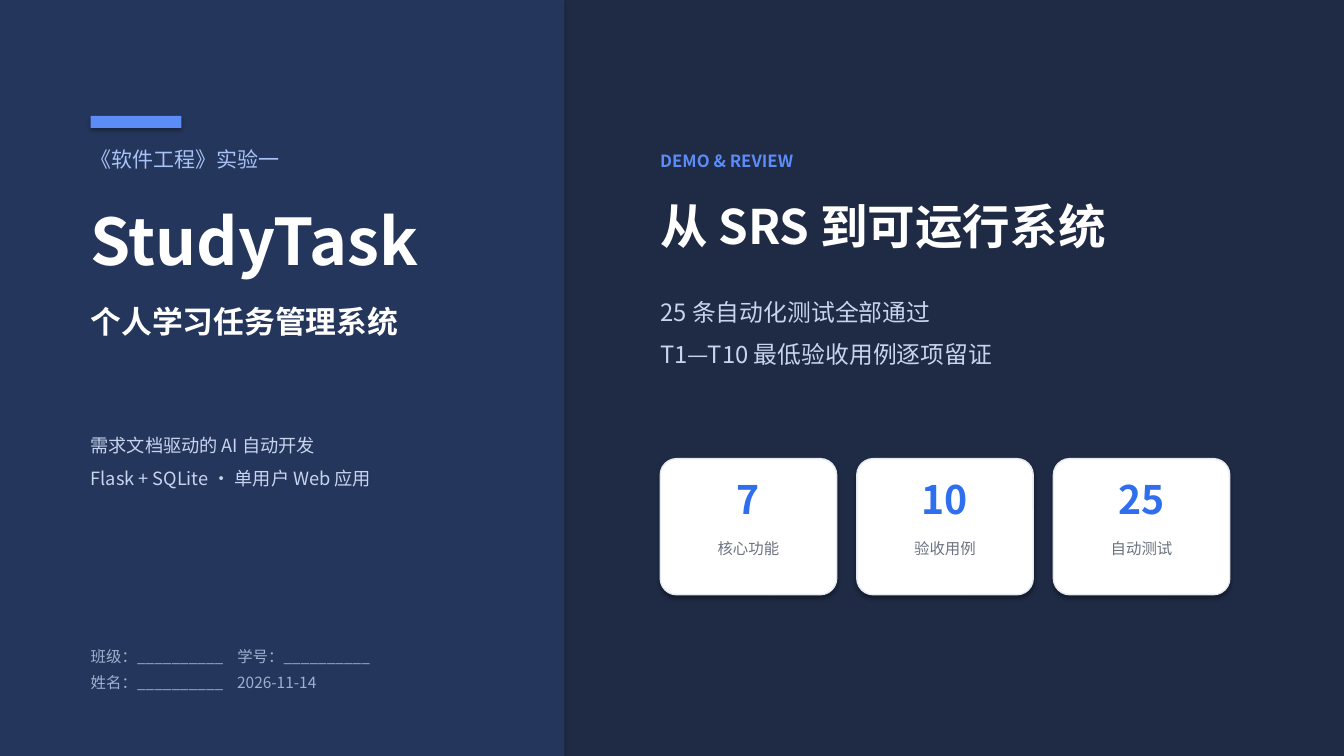
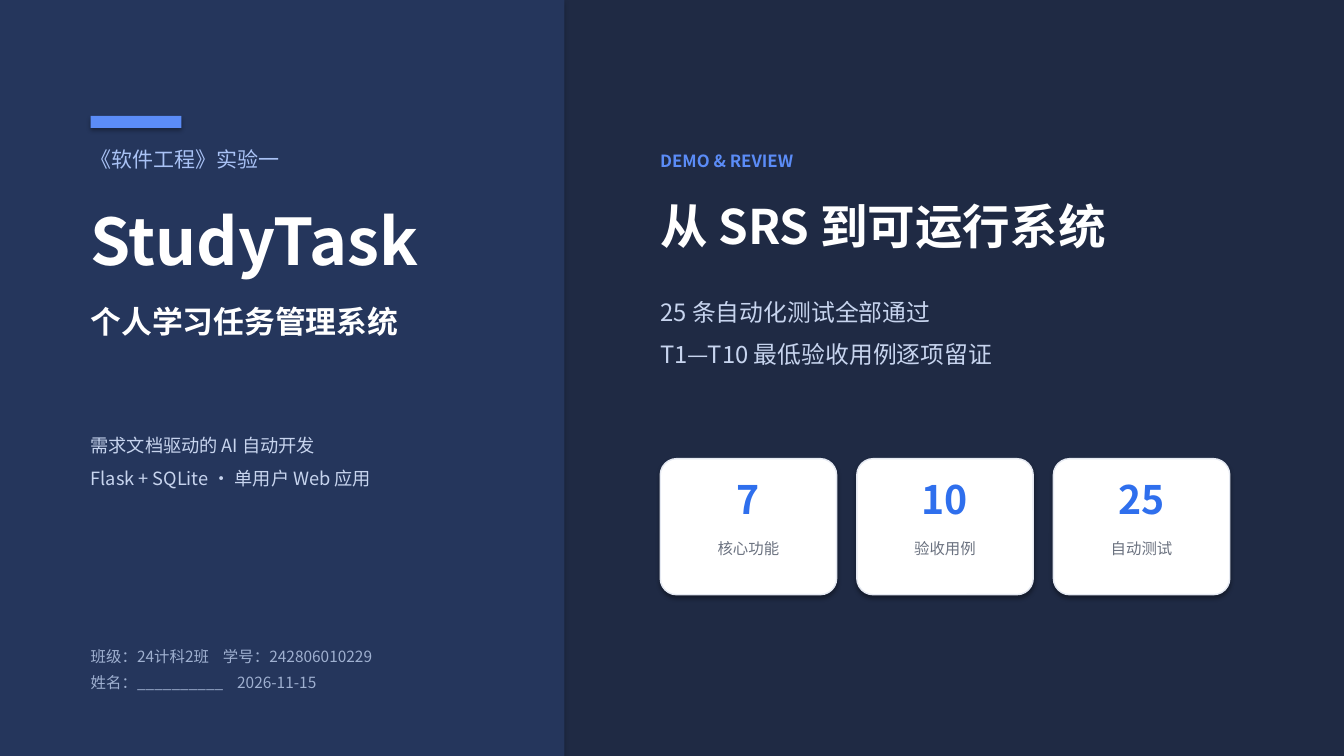
Before and after one commit to yq-wcq/24-2-_242806010229_StudyTask, a slide deck: slide 1 of docs/实验一演示.pptx. Drawn at 1344x756 pixels with LibreOffice and Linux fonts; fonts in the diff are those of the drawing. Boxes give left, top, right and bottom in pixels: in the first picture for what was removed or moved away, otherwise in the second. Text is boxed around its words. In the diff, an @@ line names an element or a change of style, - is before the commit and + after.

```diff
--- a/docs/实验一演示.pptx
+++ b/docs/实验一演示.pptx
@@ text at bbox=[91, 649, 372, 690]: text changed @@
-班级：__________ 学号：__________
-姓名：__________ 2026-11-14
+班级：24计科2班 学号：242806010229
+姓名：__________ 2026-11-15
```
Also in this commit, not shown: 3 other slides changed, 6 other files.
